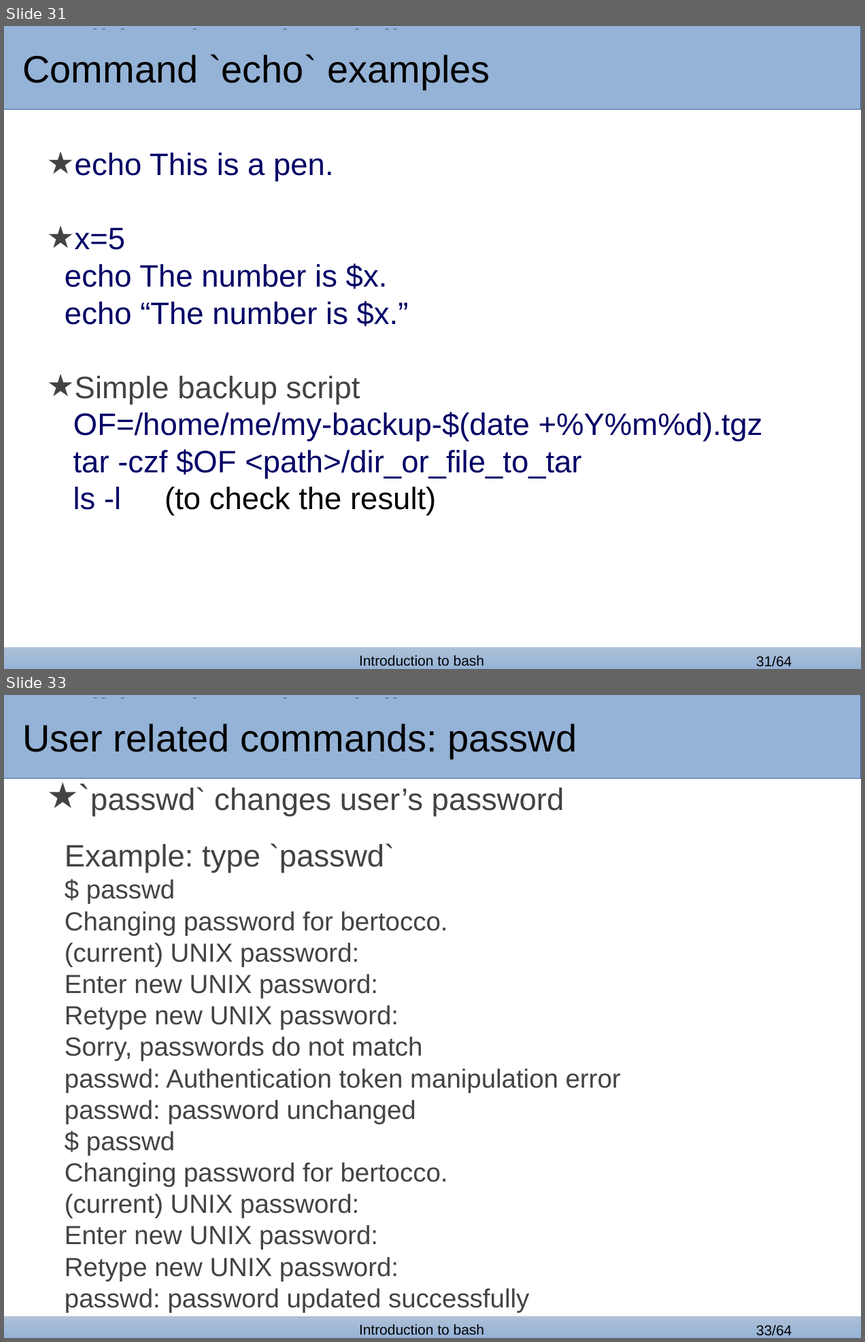
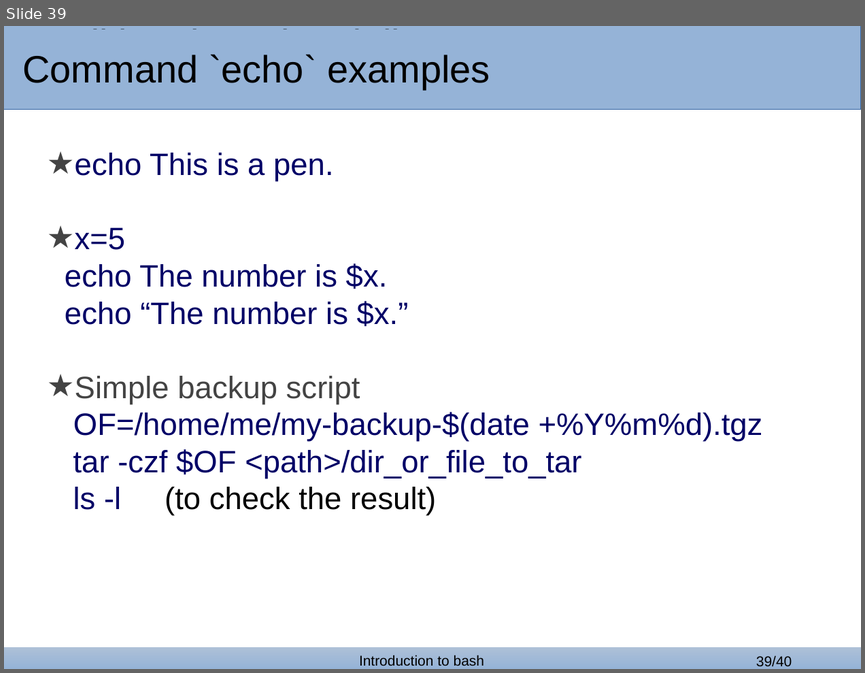
Before and after one commit to bertocco/abilita_info_units_1920, a slide deck: lezioni/bash_lessons/bash_1.odp. Shown one above the other, each under a label of ours: slides 31 and 33 before the commit, slide 39 after it; the slides between them are not shown. The pictures are 865x1342 and 865x673 pixels, drawn with LibreOffice and Linux fonts; fonts in the diff are those of the drawing; background and template pictures are left out. Boxes give left, top, right and bottom in pixels: in the first picture for what was removed or moved away, otherwise in the second. Text is boxed around its words. In the diff, an @@ line names an element or a change of style, - is before the commit and + after.

```diff
--- a/lezioni/bash_lessons/bash_1.odp
+++ b/lezioni/bash_lessons/bash_1.odp
@@ slide 33 removed at (4, 695, 861, 1338), background #FFFFFF; not listed: 4 template elements that a slide beside it also shows @@
@@ rectangle removed at (4, 698, 707, 775) @@
-User related commands: passwd
@@ title removed at (22, 698, 472, 733) @@
-Traditional service delivery
@@ text removed at (65, 787, 621, 1280) @@
-★ `passwd` changes user’s password
-Example: type `passwd`
-$ passwd
-Changing password for bertocco.
-(current) UNIX password:
-Enter new UNIX password:
-Retype new UNIX password:
-Sorry, passwords do not match
-passwd: Authentication token manipulation error
-passwd: password unchanged
-$ passwd
-Changing password for bertocco.
-(current) UNIX password:
-Enter new UNIX password:
-Retype new UNIX password:
-passwd: password updated successfully
@@ what was slide 31 is now slide 39 @@
@@ page number at (756, 656, 791, 667): text changed @@
-31/64
+39/40
```
Also in this commit, not shown: 5 slides changed, 9 slides added, 32 other slides removed, 1 other file.
